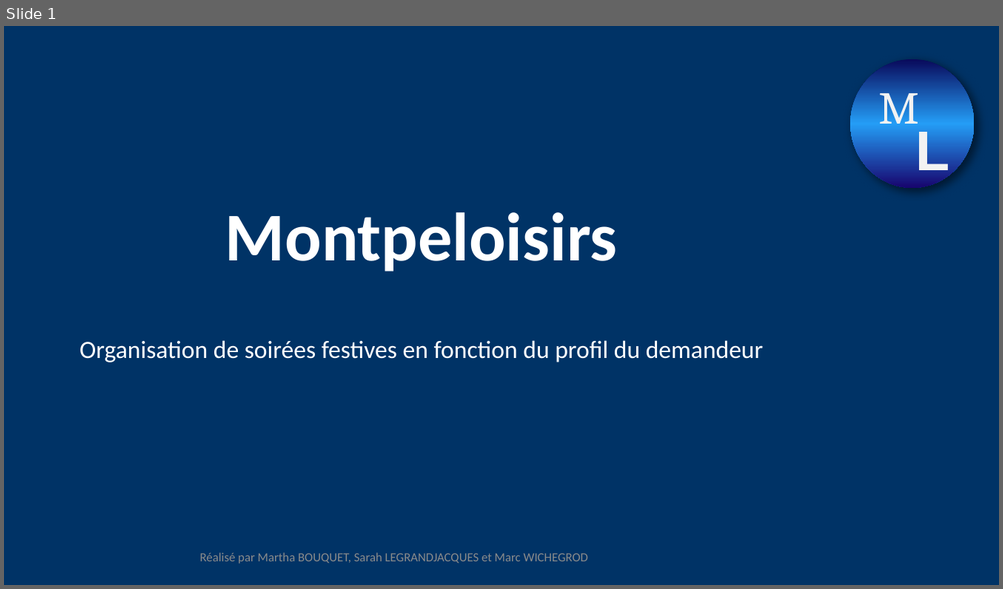
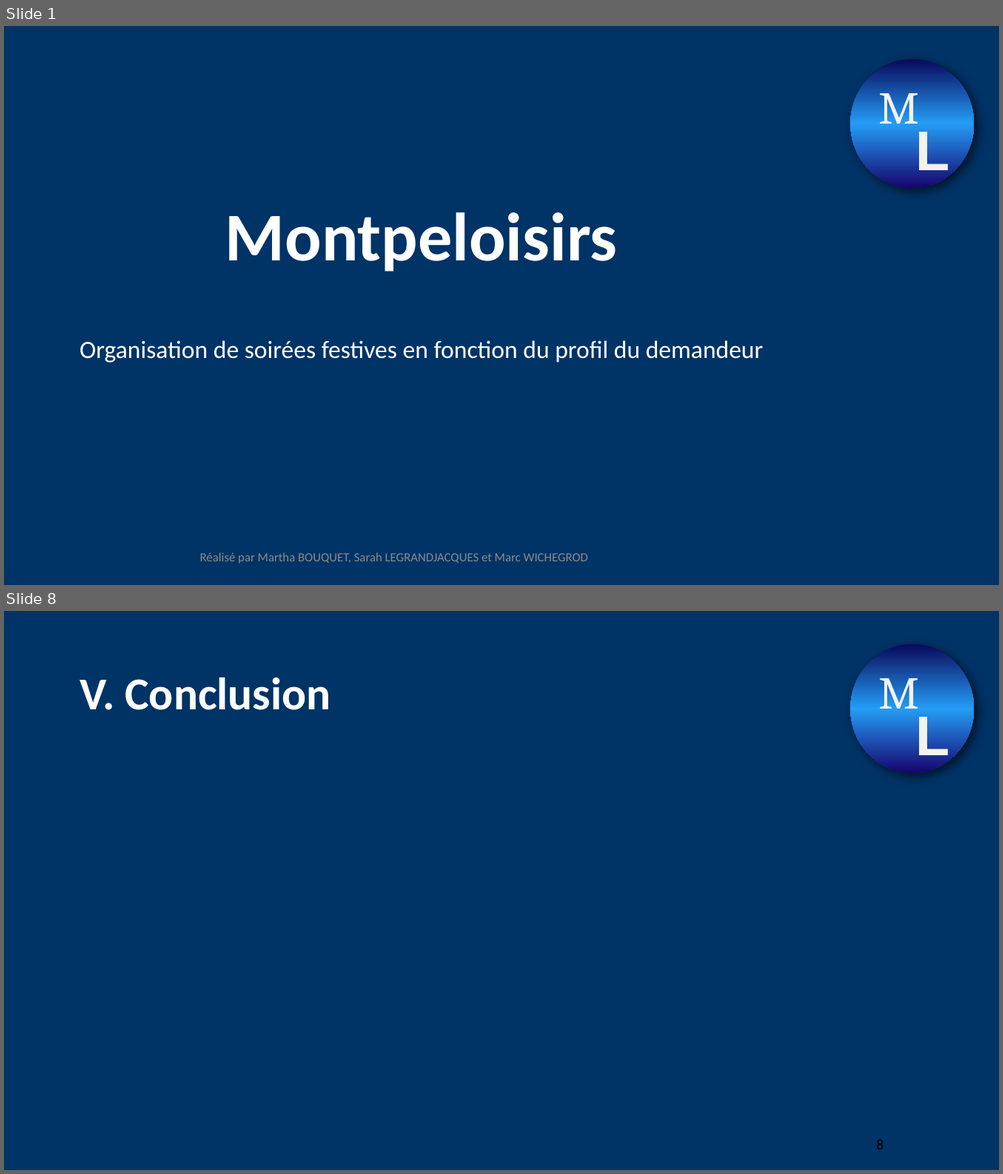
Before and after one commit to marc-wichegrod/montpeloisirs, a slide deck: Nouveau Présentation Microsoft PowerPoint.pptx. Shown one above the other, each under a label of ours: slide 1 before the commit, slides 1 and 8 after it; the slides between them are not shown. The pictures are 1003x589 and 1003x1174 pixels, drawn with LibreOffice and Linux fonts; fonts in the diff are those of the drawing; background and template pictures are left out. Boxes give left, top, right and bottom in pixels: in the first picture for what was removed or moved away, otherwise in the second. Text is boxed around its words. In the diff, an @@ line names an element or a change of style, - is before the commit and + after.

```diff
--- a/Nouveau Présentation Microsoft PowerPoint.pptx
+++ b/Nouveau Présentation Microsoft PowerPoint.pptx
@@ slide 8 added at [4, 611, 999, 1170], background #003366; not listed: 3 template elements that a slide beside it also shows @@
@@ title added at [79, 677, 330, 710], 44 pt, text #FFFFFF, bold @@
+V. Conclusion
@@ page number added at [876, 1140, 883, 1150], 14 pt, text #000000 @@
+8
```
Also in this commit, not shown: 6 other slides added, 4 slides removed.
